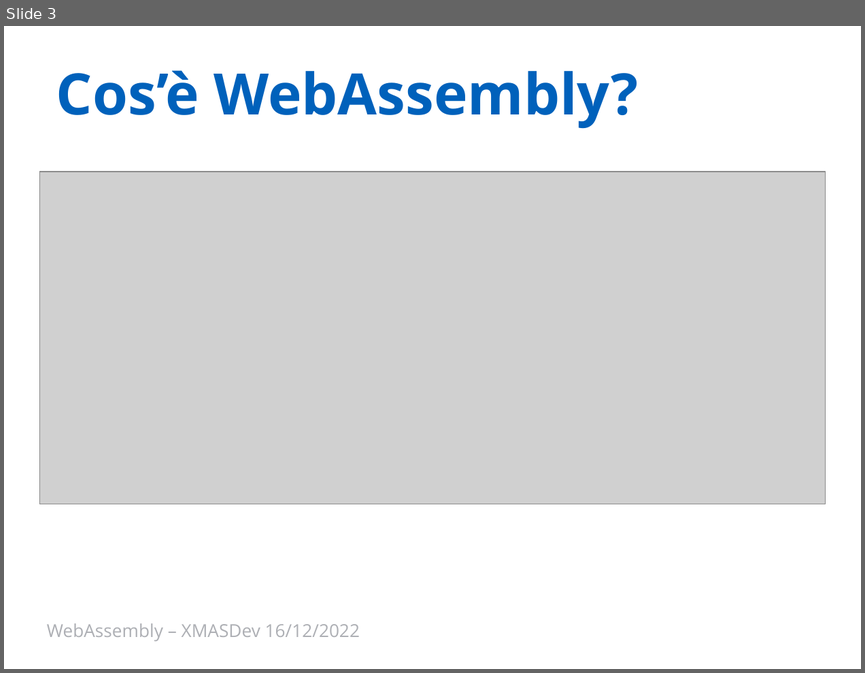
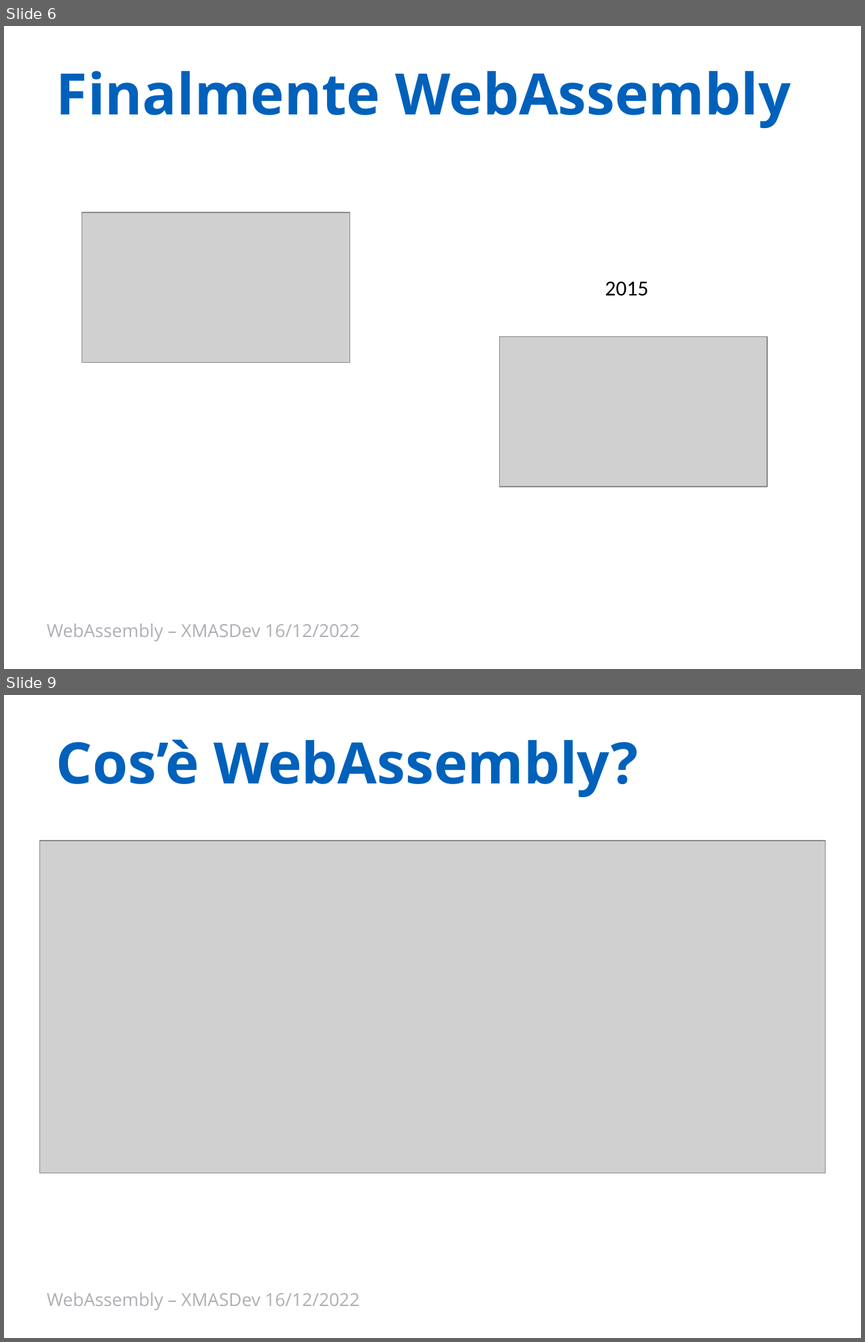
Before and after one commit to Ace68/slide, a slide deck: 2022/XMasDev/WebAssembly.pptx. Shown one above the other, each under a label of ours: slide 3 before the commit, slides 6 and 9 after it; the slides between them are not shown. The pictures are 865x673 and 865x1342 pixels, drawn with LibreOffice and Linux fonts; fonts in the diff are those of the drawing; grey boxes stand for pictures; background and template pictures are left out. Boxes give left, top, right and bottom in pixels: in the first picture for what was removed or moved away, otherwise in the second. Text is boxed around its words. In the diff, an @@ line names an element or a change of style, - is before the commit and + after.

```diff
--- a/2022/XMasDev/WebAssembly.pptx
+++ b/2022/XMasDev/WebAssembly.pptx
@@ slide 6 added at <box>4,26,861,669</box>, background #FFFFFF @@
@@ title added at <box>56,71,791,129</box>, 48 pt, text #0061BB, bold @@
+Finalmente WebAssembly
@@ picture added at <box>82,212,349,362</box> @@
@@ text added at <box>605,281,649,296</box>, 18 pt, text #000000 @@
+2015
@@ picture added at <box>499,336,766,486</box> @@
@@ text added at <box>47,623,360,641</box>, 15 pt, text #ADAFB4 @@
+WebAssembly – XMASDev 16/12/2022
@@ what was slide 3 is now slide 9 @@
```
Also in this commit, not shown: 6 slides changed, 8 other slides added, 3 slides removed, 1 other file.
